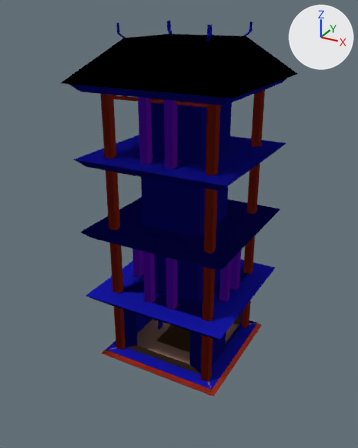
An edit to the Blender file Ninja Game/Assets/GameObjects/ninjaDojoPlus.blend, drawn before and after from the same camera.
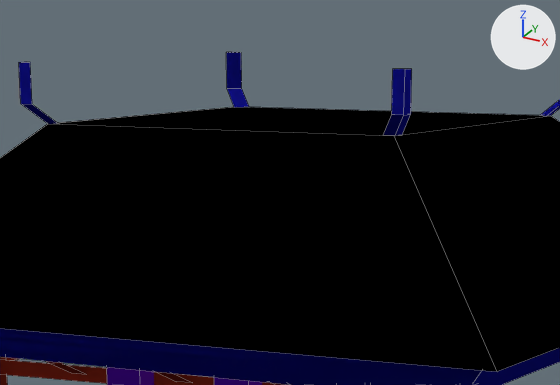
There are two pictures of each version: one whole from a 50 mm lens placed at (27.5, -51.8, 43.1), pointed at (-1.6, 1.0, 16.7), one close up on the part from 31% to 69% of the width and 2% to 23% of the height. The lights are fixed; the arrows at upper right show +X, +Y and +Z. The close-ups show mesh edges as thin lines.

The scene before the commit, as lines of its bpy script (objects in view):
```python
me_cube = bpy.data.meshes.new('Cube')
me_cube.from_pydata(...)  # 3682 vertices, 1361 faces, 243 loose edges; spans x -20.0..10.0, y -12.8..10.0, z -10.2..41.5
me_cube.materials.append(mat_outside)  # blue #1818aa
me_cube.materials.append(mat_bars)  # red #a93725
me_cube.materials.append(mat_material)  # brown #947a50
me_cube.materials.append(mat_floor)  # brown #624c32
me_cube.materials.append(mat_material_001)  # purple #831ee7
me_cube.materials.append(mat_material_002)  # black #000000
me_cube.materials.append(mat_material_003)  # its picture is missing
me_cube.materials.append(mat_material_004)  # brown #997a68
me_cube.materials.append(mat_material_006)  # brown #4e3f2f
ob_cube = bpy.data.objects.new('Cube', me_cube)
ob_cube.location = (0.0, 0.0, 0.0)
```
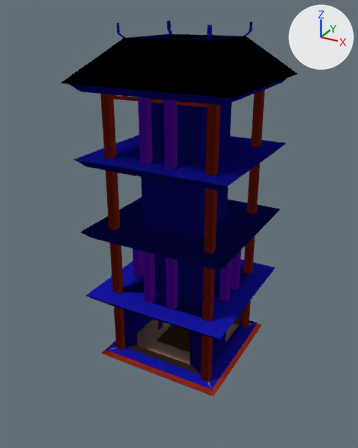
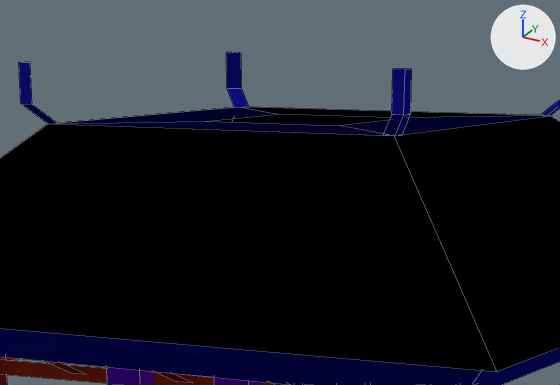
Location of each change, (x1, y1, x2, y2) in pixels of the close-ups (560 x 385 px):
part 1 of me_cube, added (blue)
    after: (58, 107, 544, 136)

The change, as a list of edits to the scene's bpy script:
```text
Change me_cube:
    used by ob_cube; location = (0.0, 0.0, 0.0)
    remove me_cube.from_pydata(...)  # 3682 vertices, 1361 faces, 243 loose edges; spans x -20.0..10.0, y -12.8..10.0, z -10.2..41.5
    add me_cube.from_pydata(...)  # 4089 vertices, 1504 faces, 255 loose edges; spans x -20.0..10.0, y -12.8..10.0, z -10.2..41.5
    me_cube part 1: 391 vertices added at x -10.0..10.0, y -10.0..10.0, z 7.6..40.0
```
